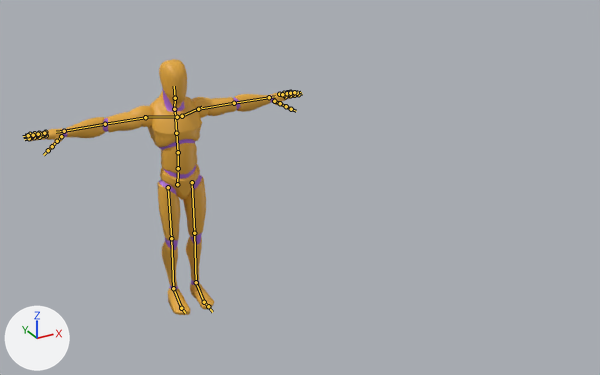
What one commit did to the glTF model src/assets/player.glb.
Rendered twice from a 50 mm lens placed at (-1.85, -5.1, 3.26), pointed at (0.63, -0.59, 1.01). The lights are fixed; the arrows at lower left show +X, +Y and +Z. The older version comes first. The bones that change, and the others that lie on the model, are drawn over the model as lines.

Objects in the first picture: 'Mannequin'.
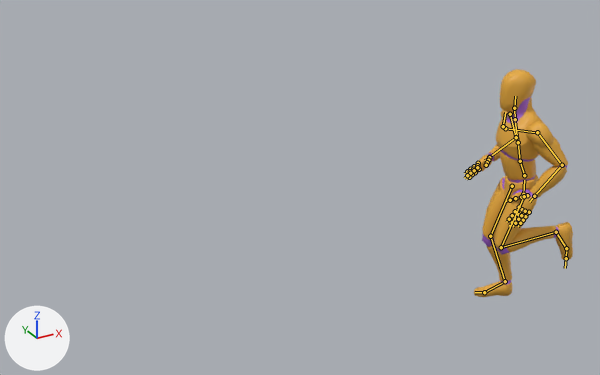
The newer file adds an action. The first version stands in its rest pose; the second is drawn at frame 22 of the action 'gf_shot_sprint_090_2step_M'.

Changed parts and their boxes (x1, y1, x2, y2) in the pictures (600 x 375 px):
'Mannequin', posed (61% narrower, 11% shorter)
    before: (27, 59, 299, 315)
    after: (467, 69, 573, 297)
bone 'pelvis', root to tip
    before: (177, 184) to (178, 172)
    after: (523, 194) to (524, 180)
bone 'spine_01', root to tip
    before: (178, 168) to (178, 152)
    after: (524, 175) to (520, 161)
bone 'neck_01', root to tip
    before: (174, 109) to (175, 98)
    after: (515, 119) to (514, 108)
bone 'upperarm_l', root to tip
    before: (198, 109) to (234, 103)
    after: (537, 132) to (562, 165)
bone 'lowerarm_l', root to tip
    before: (234, 103) to (269, 97)
    after: (562, 165) to (534, 196)
bone 'upperarm_r', root to tip
    before: (145, 117) to (105, 124)
    after: (510, 114) to (516, 137)
bone 'lowerarm_r', root to tip
    before: (105, 124) to (64, 131)
    after: (516, 137) to (489, 157)
bone 'thigh_l', root to tip
    before: (192, 182) to (194, 233)
    after: (524, 196) to (501, 247)
bone 'calf_l', root to tip
    before: (194, 233) to (196, 282)
    after: (501, 247) to (556, 232)
bone 'thigh_r', root to tip
    before: (168, 187) to (171, 238)
    after: (512, 186) to (490, 236)
bone 'calf_r', root to tip
    before: (171, 238) to (173, 288)
    after: (490, 236) to (505, 281)
bone 'foot_r', root to tip
    before: (173, 288) to (181, 308)
    after: (505, 281) to (484, 292)

The change, as a diff of the scene's bpy script:
```diff
--- a/src/assets/player.glb.py
+++ b/src/assets/player.glb.py
@@ bone_pelvis @@
 bone_pelvis = bpy.data.objects['Armature'].pose.bones['pelvis']  # child of 'root'
-bone_pelvis.location = (0.0, 0.0, 0.0)
-bone_pelvis.rotation_quaternion = (1.0, 0.0, 0.0, 0.0)  # degrees (0, 0, 0)
+bone_pelvis.location = (2.092, 0.272, 1.208)
+bone_pelvis.rotation_quaternion = (0.606, -0.058, -0.784, 0.125)  # degrees (48, -111, -43)
@@ bone_spine_01 @@
 bone_spine_01 = bpy.data.objects['Armature'].pose.bones['spine_01']  # child of 'pelvis'
-bone_spine_01.rotation_quaternion = (1.0, 0.0, 0.0, 0.0)  # degrees (0, 0, 0)
+bone_spine_01.rotation_quaternion = (0.974, 0.227, 0.0, 0.0)  # degrees (26, 0, 0)
@@ bone_neck_01 @@
 bone_neck_01 = bpy.data.objects['Armature'].pose.bones['neck_01']  # child of 'spine_03'
-bone_neck_01.rotation_quaternion = (1.0, 0.0, 0.0, 0.0)  # degrees (0, 0, 0)
+bone_neck_01.rotation_quaternion = (0.989, -0.15, 0.0, 0.0)  # degrees (-17, 0, 0)
@@ bone_upperarm_l @@
 bone_upperarm_l = bpy.data.objects['Armature'].pose.bones['upperarm_l']  # child of 'clavicle_l'
-bone_upperarm_l.rotation_quaternion = (1.0, 0.0, 0.0, 0.0)  # degrees (0, 0, 0)
+bone_upperarm_l.rotation_quaternion = (0.797, -0.077, 0.186, -0.57)  # degrees (-20, 12, -73)
@@ bone_lowerarm_l @@
 bone_lowerarm_l = bpy.data.objects['Armature'].pose.bones['lowerarm_l']  # child of 'upperarm_l'
-bone_lowerarm_l.rotation_quaternion = (1.0, 0.0, 0.0, 0.0)  # degrees (0, 0, 0)
+bone_lowerarm_l.rotation_quaternion = (-0.804, -0.589, -0.07, 0.054)  # degrees (72, 10, 0)
@@ bone_upperarm_r @@
 bone_upperarm_r = bpy.data.objects['Armature'].pose.bones['upperarm_r']  # child of 'clavicle_r'
-bone_upperarm_r.rotation_quaternion = (1.0, 0.0, 0.0, 0.0)  # degrees (0, 0, 0)
+bone_upperarm_r.rotation_quaternion = (0.824, -0.038, -0.138, 0.548)  # degrees (-13, -11, 68)
@@ bone_lowerarm_r @@
 bone_lowerarm_r = bpy.data.objects['Armature'].pose.bones['lowerarm_r']  # child of 'upperarm_r'
-bone_lowerarm_r.rotation_quaternion = (1.0, 0.0, 0.0, 0.0)  # degrees (0, 0, 0)
+bone_lowerarm_r.rotation_quaternion = (-0.619, -0.779, 0.085, -0.041)  # degrees (103, -10, -5)
@@ bone_thigh_l @@
 bone_thigh_l = bpy.data.objects['Armature'].pose.bones['thigh_l']  # child of 'pelvis'
-bone_thigh_l.rotation_quaternion = (1.0, 0.0, 0.0, 0.0)  # degrees (0, 0, 0)
+bone_thigh_l.rotation_quaternion = (0.996, -0.086, -0.001, -0.016)  # degrees (-10, 0, -2)
@@ bone_calf_l @@
 bone_calf_l = bpy.data.objects['Armature'].pose.bones['calf_l']  # child of 'thigh_l'
-bone_calf_l.rotation_quaternion = (1.0, 0.0, 0.0, 0.0)  # degrees (0, 0, 0)
+bone_calf_l.rotation_quaternion = (0.536, 0.844, 0.0, 0.0)  # degrees (115, 0, 0)
@@ bone_thigh_r @@
 bone_thigh_r = bpy.data.objects['Armature'].pose.bones['thigh_r']  # child of 'pelvis'
-bone_thigh_r.rotation_quaternion = (1.0, 0.0, 0.0, 0.0)  # degrees (0, 0, 0)
+bone_thigh_r.rotation_quaternion = (0.998, -0.07, 0.0, 0.0)  # degrees (-8, 0, 0)
@@ bone_calf_r @@
 bone_calf_r = bpy.data.objects['Armature'].pose.bones['calf_r']  # child of 'thigh_r'
-bone_calf_r.rotation_quaternion = (1.0, 0.0, 0.0, 0.0)  # degrees (0, 0, 0)
+bone_calf_r.rotation_quaternion = (0.951, 0.309, 0.0, 0.0)  # degrees (36, 0, 0)
@@ bone_foot_r @@
 bone_foot_r = bpy.data.objects['Armature'].pose.bones['foot_r']  # child of 'calf_r'
-bone_foot_r.rotation_quaternion = (1.0, 0.0, 0.0, 0.0)  # degrees (0, 0, 0)
+bone_foot_r.rotation_quaternion = (0.978, -0.208, 0.0, 0.0)  # degrees (-24, 0, 0)
```
